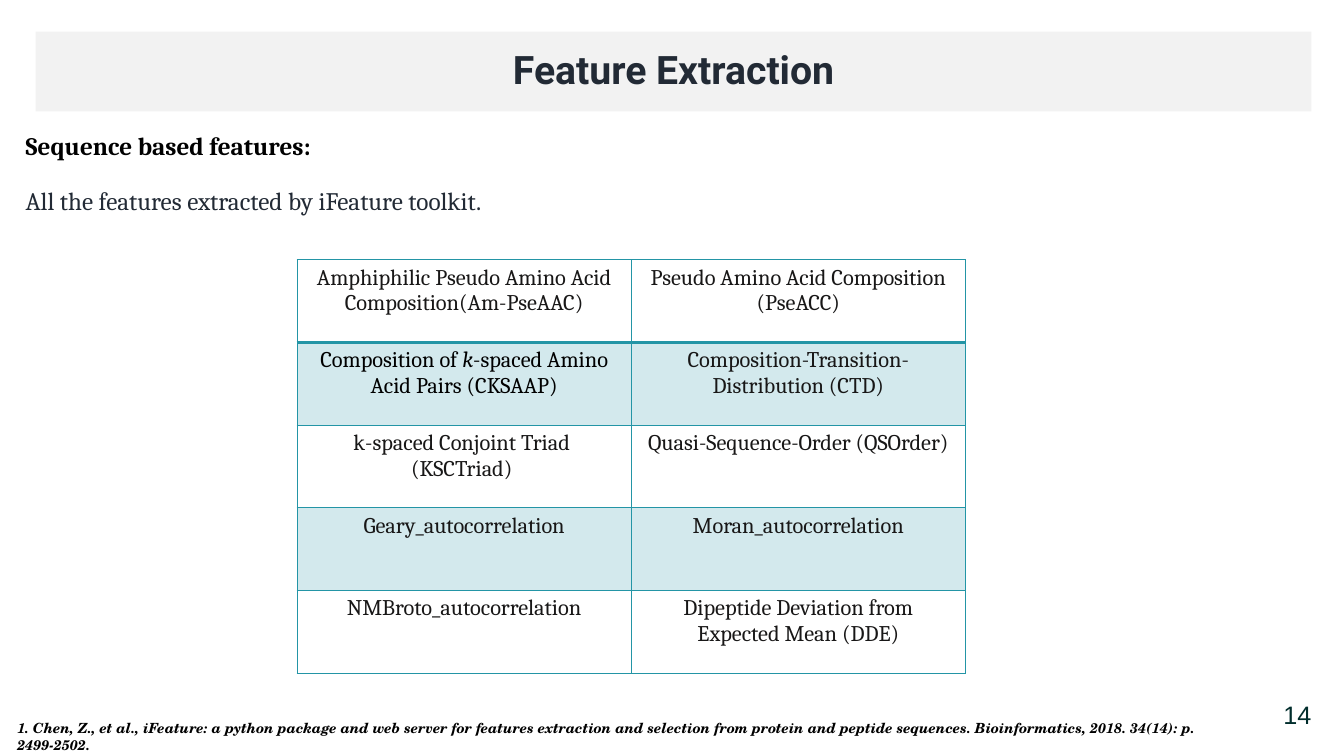
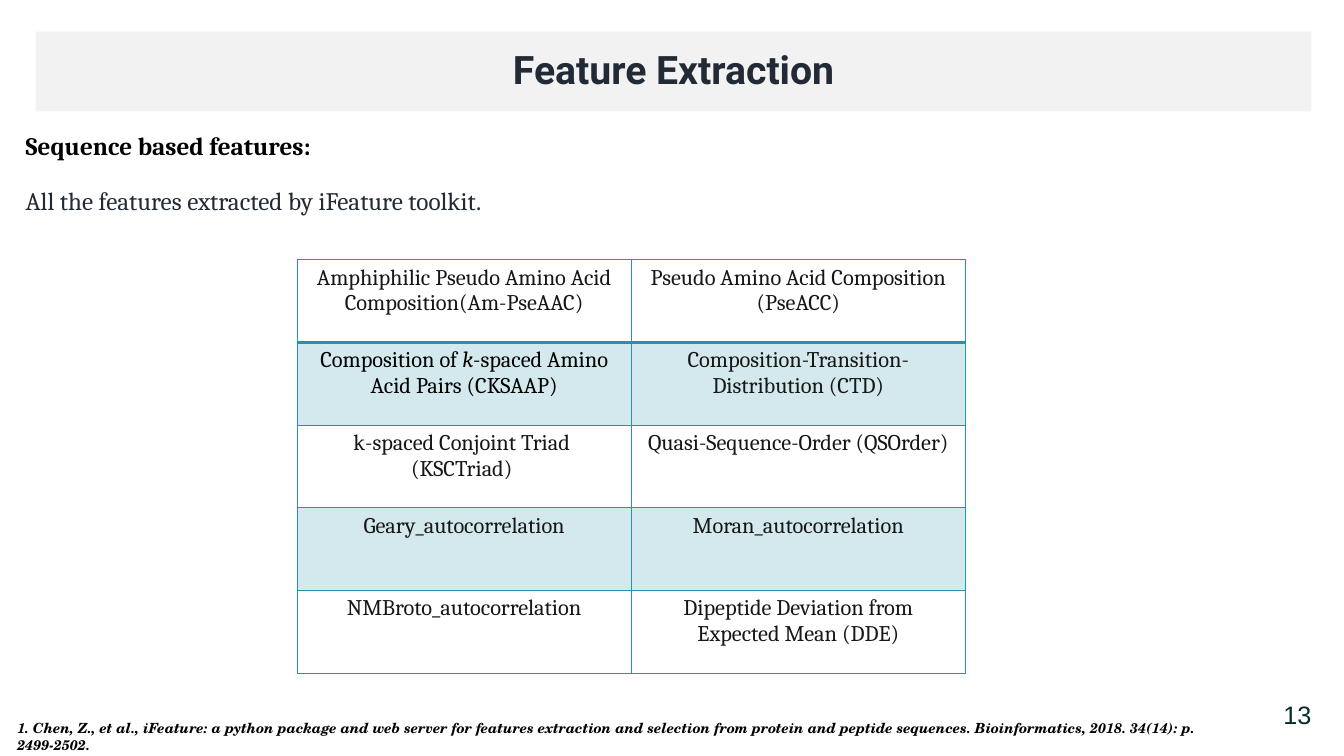
Before and after one commit to mtzynb/MyThesis, a slide deck: slide 16 of ThesisPresentation/thesis_presentation_26012022_Winter.pptx (slide 17 before the commit). Drawn at 1344x756 pixels with LibreOffice and Linux fonts; fonts in the diff are those of the drawing. Boxes give left, top, right and bottom in pixels: in the first picture for what was removed or moved away, otherwise in the second. Text is boxed around its words. In the diff, an @@ line names an element or a change of style, - is before the commit and + after.

```diff
--- a/ThesisPresentation/thesis_presentation_26012022_Winter.pptx
+++ b/ThesisPresentation/thesis_presentation_26012022_Winter.pptx
@@ text at <box>1283,706,1311,725</box>: text changed @@
-14
+13
```
Also in this commit, not shown: 29 other slides changed, 1 slide removed.
